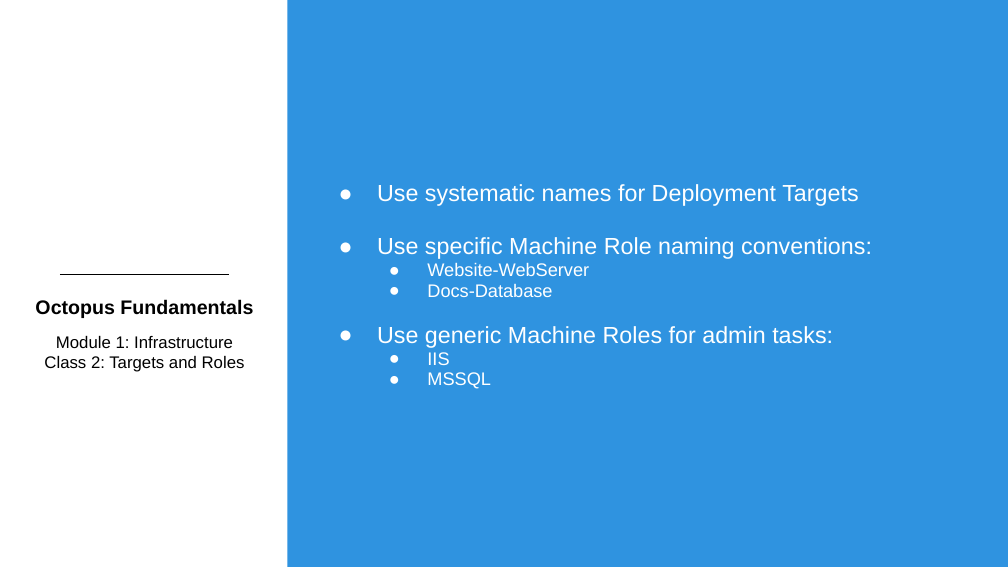
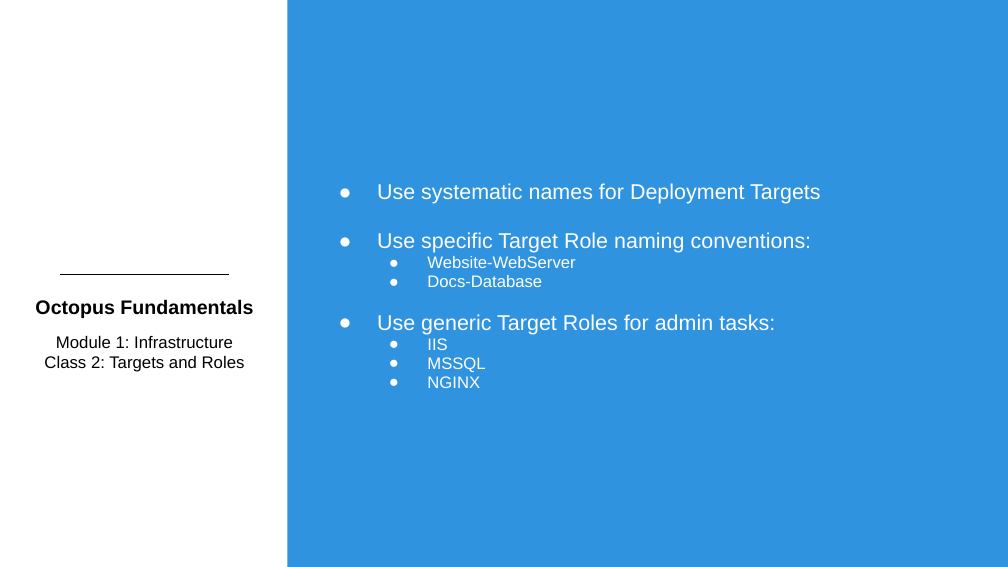
Before and after one commit to OctopusDeployCommunity/Octopus-Fundamentals-Course, a slide deck: slide 13 of OctopusDeployFundamentals/Module1-Infrastructure/Slides/Module1Class2-TargetsAndRoles.pptx (slide 12 before the commit). Drawn at 1008x567 pixels with LibreOffice and Linux fonts; fonts in the diff are those of the drawing; background and template pictures are left out. Boxes give left, top, right and bottom in pixels: in the first picture for what was removed or moved away, otherwise in the second. Text is boxed around its words. In the diff, an @@ line names an element or a change of style, - is before the commit and + after.

```diff
--- a/OctopusDeployFundamentals/Module1-Infrastructure/Slides/Module1Class2-TargetsAndRoles.pptx
+++ b/OctopusDeployFundamentals/Module1-Infrastructure/Slides/Module1Class2-TargetsAndRoles.pptx
@@ text at [377,183,820,372]: size 16.6 to 15.3 pt in "Use systematic names for Deployment Targets"; size 12.9 to 11.9 pt in "Website-WebServer", "Docs-Database", "IIS", "MSSQL" @@
@@ text at [377,232,812,253]: text changed; size 16.6 to 15.3 pt @@
-● Use specific Machine Role naming conventions:
+● Use specific Target Role naming conventions:
@@ text at [377,314,775,335]: text changed; size 16.6 to 15.3 pt @@
-● Use generic Machine Roles for admin tasks:
+● Use generic Target Roles for admin tasks:
@@ text at [427,376,480,388]: paragraph added @@
+  ● NGINX
```
Also in this commit, not shown: 8 other slides changed, 1 slide added.
